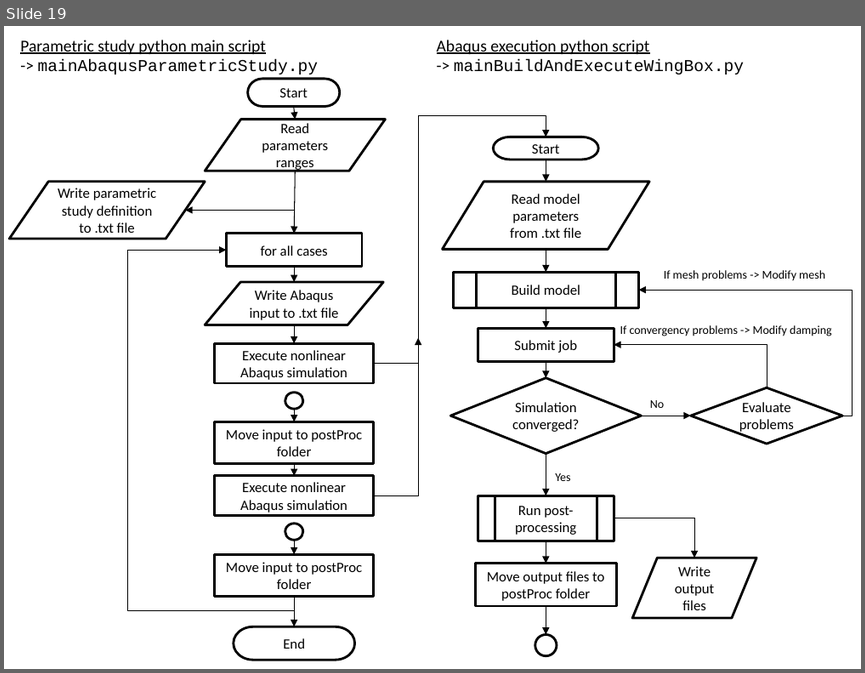
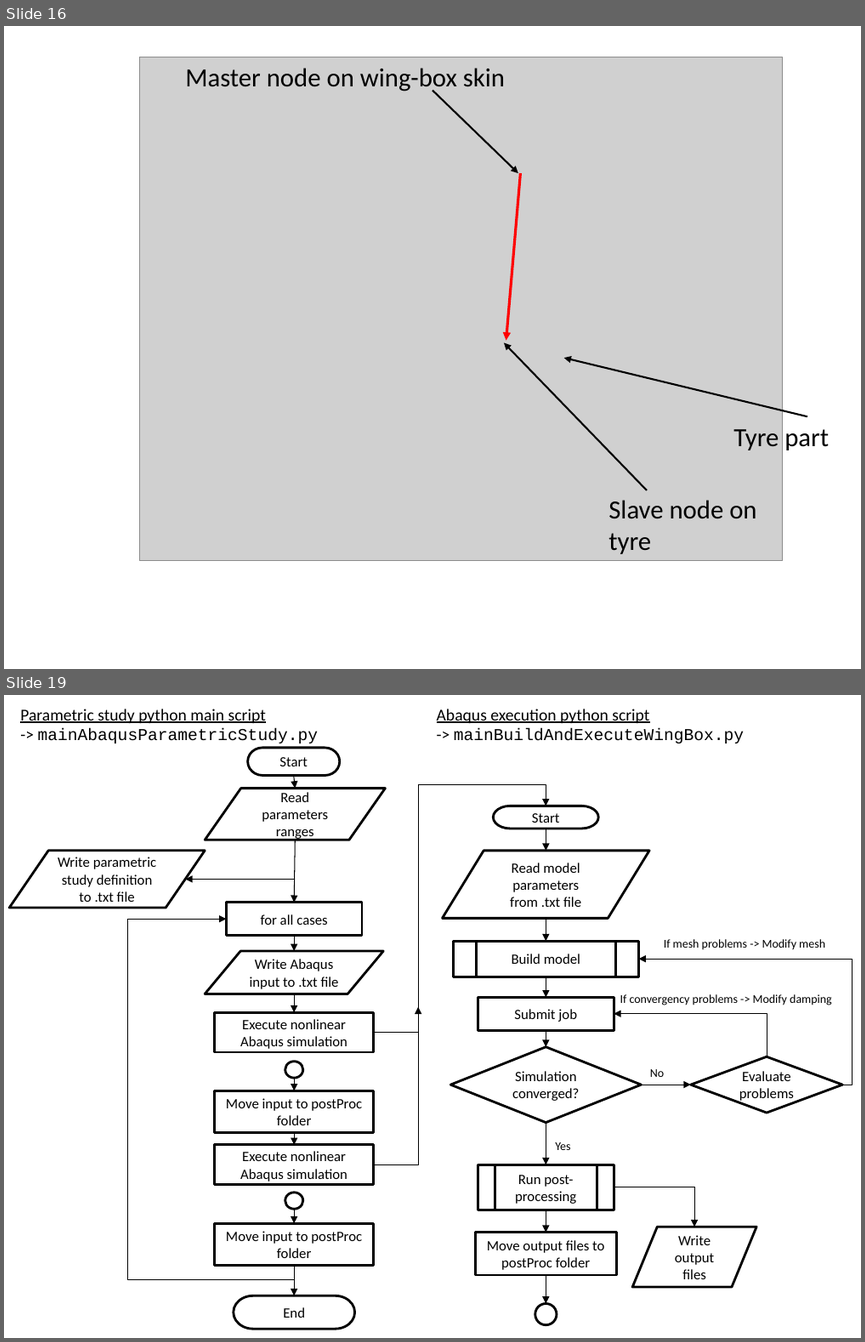
Before and after one commit to AlejandroValverde/latex, a slide deck: figures/figures.pptx. Shown one above the other, each under a label of ours: slide 19 before the commit, slides 16 and 19 after it; the slides between them are not shown. The pictures are 865x673 and 865x1342 pixels, drawn with LibreOffice and Linux fonts; fonts in the diff are those of the drawing; grey boxes stand for pictures. Boxes give left, top, right and bottom in pixels: in the first picture for what was removed or moved away, otherwise in the second. Text is boxed around its words. In the diff, an @@ line names an element or a change of style, - is before the commit and + after.

```diff
--- a/figures/figures.pptx
+++ b/figures/figures.pptx
@@ slide 16 added at (4,26,861,669), background #FFFFFF @@
@@ picture added at (139,57,782,560) @@
@@ text added at (185,68,505,93), 22 pt, text #000000 @@
+Master node on wing-box skin
@@ arrow added from (432, 91) to (518, 173), #000000 1.5 pt @@
@@ arrow added from (521, 173) to (506, 340), #FF0000 2.25 pt @@
@@ arrow added from (647, 490) to (504, 343), #000000 1.5 pt @@
@@ arrow added from (806, 417) to (563, 358), #000000 1.5 pt @@
@@ text added at (733,429,828,450), 22 pt, text #000000 @@
+Tyre part
@@ text added at (608,499,756,554), 22 pt, text #000000 @@
+Slave node on tyre
```
Also in this commit, not shown: 8 slides changed, 6 other slides added, 7 slides removed, 19 other files.
